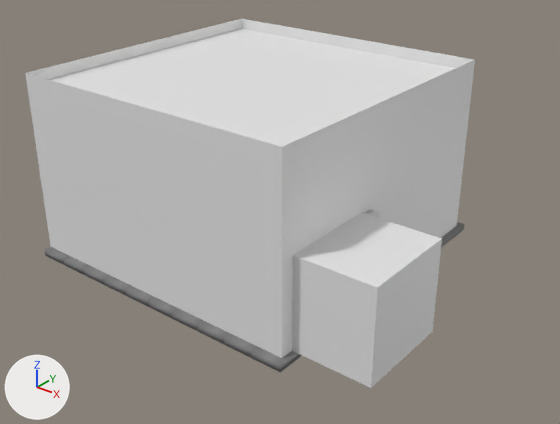
The FBX model Assets/_Models/Bed_Scene_v2.fbx as it was, and as the next commit left it.
Rendered twice from a 50 mm lens placed at (0.1554, -0.1825, 0.1257), pointed at (0.0156, -0.0078, 0.0174). Every picture has the same lights, and +X, +Y and +Z are marked at lower left. Where no turn or scale is listed for an object, it has been applied to the vertices. Vertices at the same position are counted once.

In view in the first picture: 'Walls', 'box2', 'ceiling'.
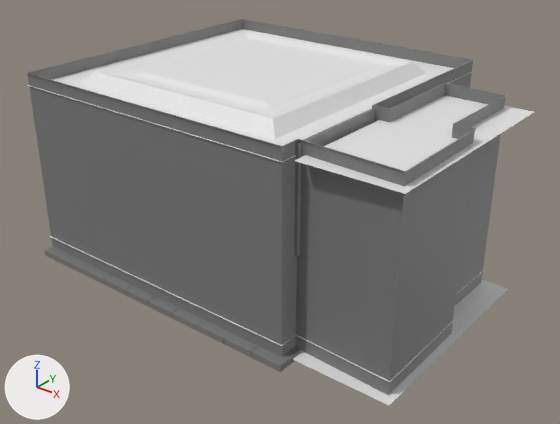
Location of each change, [x1, y1, x2, y2] in pixels of the pictures (560 x 424 px):
'Walls', reshaped (7% wider): before [25, 19, 475, 388]; after [27, 19, 507, 396]
'Floor', reshaped (not visible before): after [293, 95, 534, 405]
part 1 of me_walls, added: after [294, 109, 375, 256]
part 2 of me_walls, added: after [50, 236, 484, 396]
part 3 of me_walls, built on: before [282, 60, 475, 388]; after [27, 19, 507, 395]

What changed in the scene script:
```text
Add mat_walld:
    mat_walld = principled_material('Walld')
    mat_walld.base_color = (0.2, 0.2, 0.2)  # grey #7c7c7c
    mat_walld.roughness = 0.553
Change me_floor:
    where me_floor.from_pydata(...)  # 100 vertices, 81 faces; spans x -0.05..0.05, y -0.05..0.05, z 0.0
    used by ob_floor; location = (0.0, 0.0, 0.0)
    verts and faces of me_floor; kept vertices keep their numbers, new ones are numbered from 100
    me_floor part 4
    add verts[100] = (0.052, 0.022, 0.0)
    add verts[101] = (0.052, -0.048, 0.0)  # pixel (292, 359)
    add verts[102] = (0.052, 0.022, 0.057)
    add verts[103] = (0.052, -0.048, 0.057)  # pixel (294, 160)
    add for new, old in zip([*range(104, 108)], [*range(100, 104)]): verts[new] = verts[old] + (0.03, 0.0, 0.0)
    add verts[108] = (0.052, -0.01, 0.0)
    add verts[109] = (0.052, -0.01, 0.057)
    add faces += [(100, 108, 101, 105, 104), (102, 106, 107, 103, 109)]
Change me_walls:
    used by ob_walls; location = (0.0, 0.0, 0.0)
    remove me_walls.from_pydata(...)  # 20 vertices, 9 faces; spans x -0.05..0.0753, y -0.05..0.05, z 0.0..0.0606
    add me_walls.from_pydata(...)  # 200 vertices, 162 faces; spans x -0.05..0.0802, y -0.05..0.05, z 0.0..0.0606
    me_walls part 1: a new loose piece, a box spanning x 0.0495..0.0506, y -0.0444..-0.0096, z 0.0293..0.0597, in mat_walld (grey #7c7c7c)
    me_walls part 2: a new loose piece of 144 vertices spanning x -0.05..0.0802, y -0.05..0.05, z 0.0..0.0044, in mat_default_material (light grey #e2e2e2)
    me_walls part 3: 12 vertices removed from x 0.0498..0.0753, y -0.0456..-0.0139, z 0.0..0.03; 40 vertices added at x -0.0496..0.0802, y -0.0496..0.0496, z 0.0..0.0606
    add me_walls.materials.append(mat_default_material)  # light grey #e2e2e2
    add me_walls.materials.append(mat_walld)  # grey #7c7c7c
```
